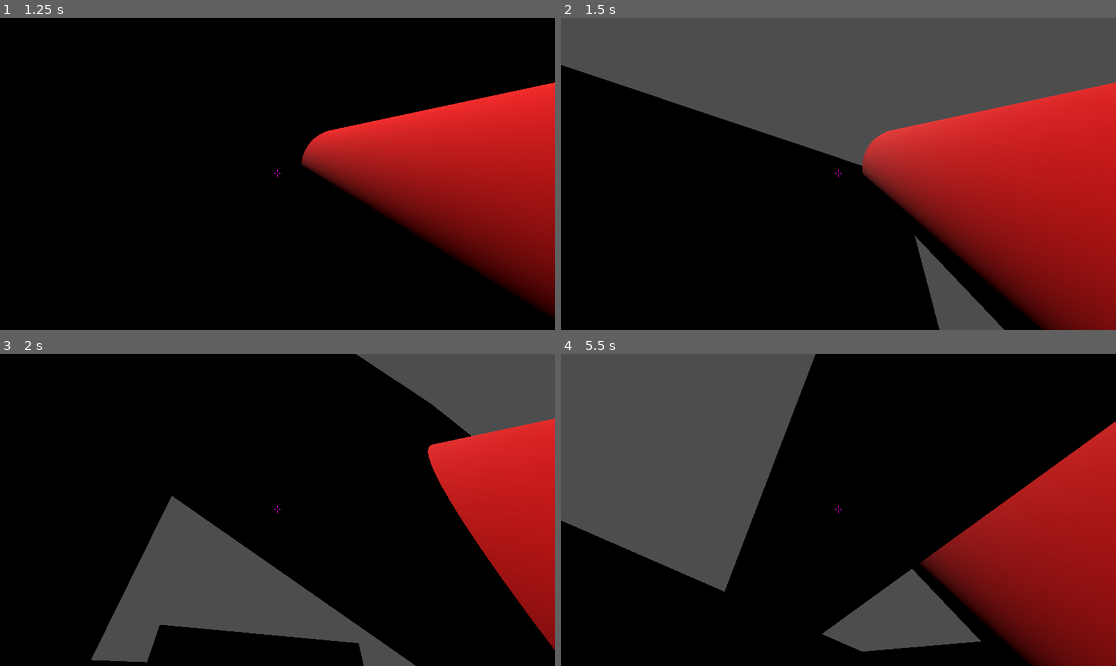
Above: before the commit, frames 1-4 (two rows, left to right).
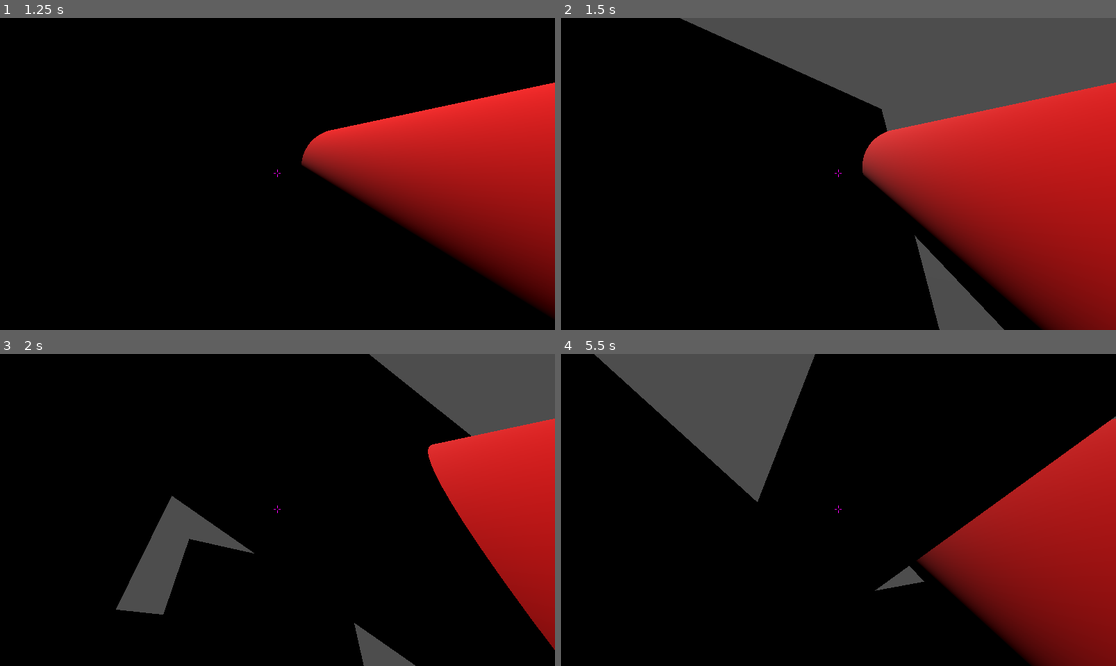
Above: after the commit, the same moments.

Repository: PieroganoReggiano/Bul-bul-myslenia
Game: Godot game, scene res://korzen.tscn
Same seed, same stepped clock (60 frames per second), same inputs: the game is played once before the commit and once after it. Sound files missing from this copy of the repository are replaced by a short silence.
Inputs (mouse positions are in pixels of both pictures, inside the frame that each line leads up to):
- Up to frame 1 (1.25 s): click (144, 230) at 0.52 s
- Up to frame 2 (1.5 s): tap Enter at 1.25 s; move the mouse to (866, 174) at 1.27 s; hold Up (move_forward) from 1.28 s (still down); hold Shift (move_speed) from 1.28 s (still down)
- Up to frame 3 (2 s): keep holding Up (move_forward); keep holding Shift (move_speed); tap Space (move_jump) at 1.52 s
- Up to frame 4 (5.5 s): keep holding Up (move_forward); move the mouse to (810, 510) at 2.02 s; release Shift (move_speed) at 2.03 s; tap 2 (bombel_antigravity) at 2.1 s; tap Space (move_jump) at 2.27, 2.75, 3.77, 4.52, 5.27 s; tap Shift (move_speed) at 2.3, 3.05, 3.8, 5.3 s; move the mouse to (849, 503) at 2.77 s; hold 1 (bombel_sticky) 2.78-3.53 s; move the mouse to (832, 516) at 3.52 s; tap C (move_crouch) at 3.6 s; move the mouse to (877, 513) at 4.27 s; hold Shift (move_speed) 4.28-5.03 s; move the mouse to (794, 506) at 5.02 s; click (794, 506) at 5.1 s

Frame 1 is identical in both runs. In frame 2, 13% of the frame differs, in the area x 0-59%, y 0-48%; in frame 3, 8.5%; in frame 4, 20%, in the area x 0-100%, y 0-96%.

Commit message:
Platform, level fixes, level wip

Diff:
--- a/sceny/level1.tscn
+++ b/sceny/level1.tscn
@@ -1,15 +1,26 @@
-[gd_scene load_steps=7 format=3 uid="uid://xlaedvrd7t2u"]
+[gd_scene load_steps=11 format=3 uid="uid://xlaedvrd7t2u"]
 
 [ext_resource type="PackedScene" uid="uid://b158kpbwttwrp" path="res://sceny/sciany/duza.tscn" id="1_brfg6"]
 [ext_resource type="PackedScene" uid="uid://cmsr4nkw02pxu" path="res://sceny/sciany/srednia.tscn" id="2_pytxq"]
 [ext_resource type="PackedScene" uid="uid://c8kix7aoie3ed" path="res://sceny/sciany/drzwi.tscn" id="3_okeaq"]
 [ext_resource type="PackedScene" uid="uid://5q78jlhfia0e" path="res://sceny/sciany/floor_plate.tscn" id="4_txad5"]
+[ext_resource type="PackedScene" uid="uid://g6lxdwup8jsa" path="res://sceny/sciany/platforma.tscn" id="5_8wqfw"]
 
 [sub_resource type="BoxShape3D" id="BoxShape3D_d4eis"]
 size = Vector3(20, 1, 20)
 
 [sub_resource type="BoxMesh" id="BoxMesh_41y8q"]
-size = Vector3(20, 1, 20)
+size = Vector3(80, 1, 80)
+
+[sub_resource type="CylinderShape3D" id="CylinderShape3D_vrpdn"]
+height = 1.5
+
+[sub_resource type="StandardMaterial3D" id="StandardMaterial3D_y1kh3"]
+albedo_color = Color(0.160784, 0.219608, 0.223529, 1)
+
+[sub_resource type="CylinderMesh" id="CylinderMesh_p7ugi"]
+material = SubResource("StandardMaterial3D_y1kh3")
+height = 1.5
 
 [node name="Arena1" type="Node3D"]
 
@@ -42,8 +53,17 @@
 [node name="ScianaDuza2" parent="." instance=ExtResource("1_brfg6")]
 transform = Transform3D(1, 0, 0, 0, 1, 0, 0, 0, 1, -4, 1, 0)
 
+[node name="ScianaDuza10" parent="." instance=ExtResource("1_brfg6")]
+transform = Transform3D(1, 0, 0, 0, 1, 0, 0, 0, 1, 3, 1, 10)
+
 [node name="ScianaDuza3" parent="." instance=ExtResource("1_brfg6")]
 transform = Transform3D(-4.37114e-08, 0, -1, 0, 1, 0, 1, 0, -4.37114e-08, -9, 1, -4)
+
+[node name="ScianaDuza8" parent="." instance=ExtResource("1_brfg6")]
+transform = Transform3D(-4.37114e-08, 0, -1, 0, 1, 0, 1, 0, -4.37114e-08, -9, 1, 5)
+
+[node name="ScianaDuza9" parent="." instance=ExtResource("1_brfg6")]
+transform = Transform3D(-4.37114e-08, 0, -1, 0, 1, 0, 1, 0, -4.37114e-08, -5, 1, 13)
 
 [node name="ScianaDuza5" parent="." instance=ExtResource("1_brfg6")]
 transform = Transform3D(-4.37114e-08, 0, -1, 0, 1, 0, 1, 0, -4.37114e-08, 9, 1, -5)
@@ -60,8 +80,26 @@
 [node name="ScianaSrednia5" parent="." instance=ExtResource("2_pytxq")]
 transform = Transform3D(-4.37114e-08, 0, -1, 0, 1, 0, 1, 0, -4.37114e-08, 1, 1, -4)
 
+[node name="ScianaSrednia7" parent="." instance=ExtResource("2_pytxq")]
+transform = Transform3D(-4.37114e-08, 0, -1, 0, 1, 0, 1, 0, -4.37114e-08, -1, 1, 8)
+
+[node name="ScianaSrednia8" parent="." instance=ExtResource("2_pytxq")]
+transform = Transform3D(-1, 0, 8.74228e-08, 0, 1, 0, -8.74228e-08, 0, -1, -7, 1, 8.98228)
+
+[node name="ScianaSrednia10" parent="." instance=ExtResource("2_pytxq")]
+transform = Transform3D(1.31134e-07, 0, 1, 0, 1, 0, -1, 0, 1.31134e-07, -5, 1, 7)
+
+[node name="ScianaSrednia9" parent="." instance=ExtResource("2_pytxq")]
+transform = Transform3D(-1, 0, 8.74228e-08, 0, 1, 0, -8.74228e-08, 0, -1, -7, -2, 7)
+
+[node name="ScianaSrednia12" parent="." instance=ExtResource("2_pytxq")]
+transform = Transform3D(-1, 0, 8.74228e-08, 0, 1, 0, -8.74228e-08, 0, -1, -7, -2, 8)
+
+[node name="ScianaSrednia11" parent="." instance=ExtResource("2_pytxq")]
+transform = Transform3D(-1, 0, 8.74228e-08, 0, 1, 0, -8.74228e-08, 0, -1, -7, -2, 6)
+
 [node name="ScianaSrednia6" parent="." instance=ExtResource("2_pytxq")]
-transform = Transform3D(-4.37114e-08, 0, -1, 0, 1, 0, 1, 0, -4.37114e-08, 1, -2, -7)
+transform = Transform3D(-4.37114e-08, 0, -1, 0, 1, 0, 1, 0, -4.37114e-08, 1, -2.5, -7)
 
 [node name="ScianaSrednia2" parent="." instance=ExtResource("2_pytxq")]
 transform = Transform3D(1, 0, 0, 0, 1, 0, 0, 0, 1, -3, 1, -5)
@@ -69,8 +107,46 @@
 [node name="Door" parent="." instance=ExtResource("3_okeaq")]
 transform = Transform3D(-4.37114e-08, 0, -1, 0, 1, 0, 1, 0, -4.37114e-08, 0, 0, 3.5)
 
+[node name="Door2" parent="." instance=ExtResource("3_okeaq")]
+transform = Transform3D(-1, 0, 8.74228e-08, 0, 1, 0, -8.74228e-08, 0, -1, -4.5, 0, 9)
+
 [node name="FloorPlate" parent="." instance=ExtResource("4_txad5")]
 transform = Transform3D(1, 0, 0, 0, 1, 0, 0, 0, 1, 6.93665, -0.403649, 3.37735)
 
-[connection signal="on_pressed" from="FloorPlate" to="Door" method="Open_door"]
-[connection signal="on_released" from="FloorPlate" to="Door" method="Close_door"]
+[node name="FloorPlate2" parent="." instance=ExtResource("4_txad5")]
+transform = Transform3D(1, 0, 0, 0, 1, 0, 0, 0, 1, -7.06335, -0.403649, 2.37735)
+
+[node name="FloorPlate3" parent="." instance=ExtResource("4_txad5")]
+transform = Transform3D(1, 0, 0, 0, 1, 0, 0, 0, 1, -7.06335, 2.10986, 7.92099)
+
+[node name="RigidBody3D" type="RigidBody3D" parent="."]
+transform = Transform3D(1, 0, 0, 0, 1, 0, 0, 0, 1, 6.9527, 0.805708, 3.38824)
+collision_layer = 5
+collision_mask = 5
+
+[node name="CollisionShape3D" type="CollisionShape3D" parent="RigidBody3D"]
+shape = SubResource("CylinderShape3D_vrpdn")
+
+[node name="MeshInstance3D" type="MeshInstance3D" parent="RigidBody3D"]
+mesh = SubResource("CylinderMesh_p7ugi")
+
+[node name="RigidBody3D2" type="RigidBody3D" parent="."]
+transform = Transform3D(1, 0, 0, 0, 1, 0, 0, 0, 1, -7.0473, 0.805708, 2.38824)
+collision_layer = 5
+collision_mask = 5
+
+[node name="CollisionShape3D" type="CollisionShape3D" parent="RigidBody3D2"]
+shape = SubResource("CylinderShape3D_vrpdn")
+
+[node name="MeshInstance3D" type="MeshInstance3D" parent="RigidBody3D2"]
+mesh = SubResource("CylinderMesh_p7ugi")
+
+[node name="Platform" parent="." instance=ExtResource("5_8wqfw")]
+transform = Transform3D(1, 0, 0, 0, 1, 0, 0, 0, 1, -5.46363, -2.39642, 5.38444)
+
+[connection signal="on_pressed" from="FloorPlate" to="Door" method="Close_door"]
+[connection signal="on_released" from="FloorPlate" to="Door" method="Open_door"]
+[connection signal="on_pressed" from="FloorPlate2" to="Platform" method="Move_up"]
+[connection signal="on_released" from="FloorPlate2" to="Platform" method="Move_down"]
+[connection signal="on_pressed" from="FloorPlate3" to="Door2" method="Open_door"]
+[connection signal="on_released" from="FloorPlate3" to="Door2" method="Close_door"]
--- a/sceny/sciany/drzwi.gd
+++ b/sceny/sciany/drzwi.gd
@@ -19,12 +19,10 @@
 	pass # Replace with function body.
 
 func Open_door() -> void:
-	print("Door opened")
 	opened = true
 	pass
 
 func Close_door() -> void:
-	print("Door closed")
 	opened = false
 	pass
 
--- a/sceny/sciany/duza.tscn
+++ b/sceny/sciany/duza.tscn
@@ -1,10 +1,10 @@
 [gd_scene load_steps=3 format=3 uid="uid://b158kpbwttwrp"]
 
 [sub_resource type="BoxShape3D" id="BoxShape3D_y0ac0"]
-size = Vector3(9, 4, 1)
+size = Vector3(9, 8, 1)
 
 [sub_resource type="BoxMesh" id="BoxMesh_61xi8"]
-size = Vector3(9, 4, 1)
+size = Vector3(9, 8, 1)
 
 [node name="ScianaDuza" type="StaticBody3D"]
 collision_layer = 3
--- a/sceny/sciany/mala.tscn
+++ b/sceny/sciany/mala.tscn
@@ -1,10 +1,10 @@
 [gd_scene load_steps=3 format=3 uid="uid://b64k6yjjl2k8t"]
 
 [sub_resource type="BoxShape3D" id="BoxShape3D_y0ac0"]
-size = Vector3(1, 4, 1)
+size = Vector3(1, 8, 1)
 
 [sub_resource type="BoxMesh" id="BoxMesh_61xi8"]
-size = Vector3(1, 4, 1)
+size = Vector3(1, 8, 1)
 
 [node name="ScianaMala" type="StaticBody3D"]
 collision_layer = 3
--- /dev/null
+++ b/sceny/sciany/platforma.gd
@@ -0,0 +1,30 @@
+extends Node3D
+
+var moved_up : bool = false
+
+const BASE_SPEED = 1.0
+
+var spawn_point : float
+var dst_point : float
+
+# Called when the node enters the scene tree for the first time.
+func _ready() -> void:
+	spawn_point = $"Platform".position.y
+	dst_point = spawn_point + 2.0
+
+func Move_up() -> void:
+	moved_up = true
+
+func Move_down() -> void:
+	moved_up = false
+
+# Called every frame. 'delta' is the elapsed time since the previous frame.
+func _process(delta: float) -> void:
+	pass
+
+func _physics_process(delta: float) -> void:
+	var move_speed = BASE_SPEED * delta
+	if moved_up:
+		$"Platform".position.y = move_toward($"Platform".position.y, dst_point, move_speed)
+	else:
+		$"Platform".position.y = move_toward($"Platform".position.y, spawn_point, move_speed)
--- /dev/null
+++ b/sceny/sciany/platforma.tscn
@@ -0,0 +1,28 @@
+[gd_scene load_steps=5 format=3 uid="uid://g6lxdwup8jsa"]
+
+[ext_resource type="Script" path="res://sceny/sciany/platforma.gd" id="1_plwmo"]
+
+[sub_resource type="BoxShape3D" id="BoxShape3D_y0ac0"]
+size = Vector3(2, 4, 2)
+
+[sub_resource type="StandardMaterial3D" id="StandardMaterial3D_mtce2"]
+albedo_color = Color(1, 0.960833, 0.53, 1)
+
+[sub_resource type="BoxMesh" id="BoxMesh_61xi8"]
+material = SubResource("StandardMaterial3D_mtce2")
+size = Vector3(2, 4, 2)
+
+[node name="Platform" type="Node3D"]
+script = ExtResource("1_plwmo")
+
+[node name="Platform" type="StaticBody3D" parent="."]
+transform = Transform3D(1, 0, 0, 0, 1, 0, 0, 0, 1, -1.5, 0, 0)
+collision_layer = 3
+collision_mask = 3
+
+[node name="CollisionShape3D" type="CollisionShape3D" parent="Platform"]
+shape = SubResource("BoxShape3D_y0ac0")
+
+[node name="MeshInstance3D" type="MeshInstance3D" parent="Platform"]
+transform = Transform3D(-1, 0, -8.74228e-08, 0, 1, 0, 8.74228e-08, 0, -1, 0, 0, 0)
+mesh = SubResource("BoxMesh_61xi8")
--- a/sceny/sciany/srednia.tscn
+++ b/sceny/sciany/srednia.tscn
@@ -1,10 +1,10 @@
 [gd_scene load_steps=3 format=3 uid="uid://cmsr4nkw02pxu"]
 
 [sub_resource type="BoxShape3D" id="BoxShape3D_y0ac0"]
-size = Vector3(3, 4, 1)
+size = Vector3(3, 8, 1)
 
 [sub_resource type="BoxMesh" id="BoxMesh_61xi8"]
-size = Vector3(3, 4, 1)
+size = Vector3(3, 8, 1)
 
 [node name="ScianaSrednia" type="StaticBody3D"]
 collision_layer = 3
